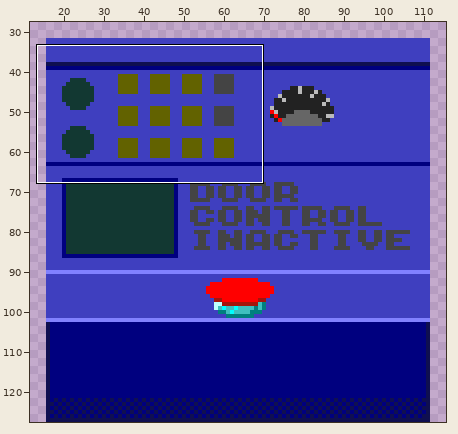
Pixel-art file: Asset Sources/Computer Console.aseprite. The first picture is a wide view before the edit; the outline marks the close-up.
Close-up. Before the commit:
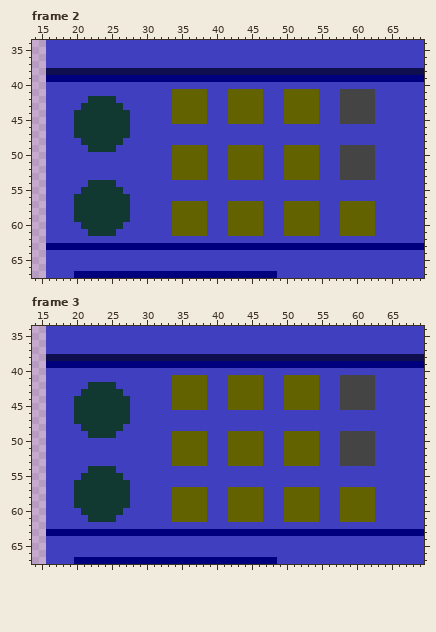
128x128 pixels, 5 frames. Shown: frame 2: x 14..69, y 34..67; frame 3: x 14..69, y 34..67. The wide view leaves out empty margins. The commit also changed other frames or places, which this record leaves out.
After:
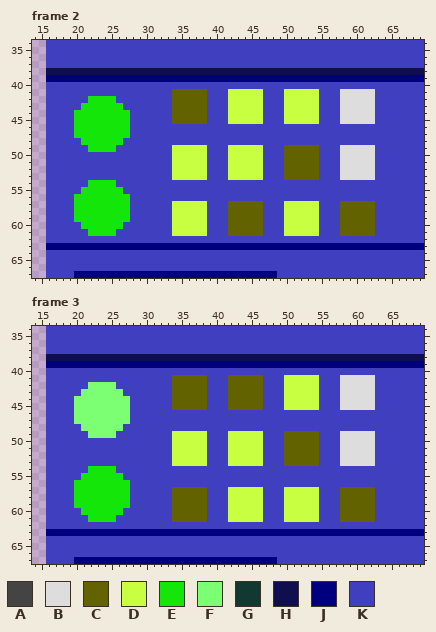
Palette (. is transparent): A #444444  B #dddddd  C #626200  D #c8ff41  E #14e60a  F #7dff73  G #123832  H #0f0f50  J #00007f  K #3f3fbf
Author's note on the commit: Boss shooting projectiles that disable computer consoles
From old to new:
layer "Lights" now shown
Frame 2, layer "Lights":
y 41: x 42..46 CCCCC -> DDDDD; x 50..54 CCCCC -> DDDDD; x 58..62 AAAAA -> BBBBB
y 42: x 22..25 GGGG -> EEEE; x 42..46 CCCCC -> DDDDD; x 50..54 CCCCC -> DDDDD; x 58..62 AAAAA -> BBBBB
y 43: x 21..26 GGGGGG -> EEEEEE; x 42..46 CCCCC -> DDDDD; x 50..54 CCCCC -> DDDDD; x 58..62 AAAAA -> BBBBB
y 44..45: x 20..27 GGGGGGGG -> EEEEEEEE; x 42..46 CCCCC -> DDDDD; x 50..54 CCCCC -> DDDDD; x 58..62 AAAAA -> BBBBB
y 46..47: x 20..27 GGGGGGGG -> EEEEEEEE
y 48: x 21..26 GGGGGG -> EEEEEE
y 49: x 22..25 GGGG -> EEEE; x 34..38 CCCCC -> DDDDD; x 42..46 CCCCC -> DDDDD; x 58..62 AAAAA -> BBBBB
y 50..53: x 34..38 CCCCC -> DDDDD; x 42..46 CCCCC -> DDDDD; x 58..62 AAAAA -> BBBBB
y 54: x 22..25 GGGG -> EEEE
y 55: x 21..26 GGGGGG -> EEEEEE
y 56: x 20..27 GGGGGGGG -> EEEEEEEE
y 57..59: x 20..27 GGGGGGGG -> EEEEEEEE; x 34..38 CCCCC -> DDDDD; x 50..54 CCCCC -> DDDDD
y 60: x 21..26 GGGGGG -> EEEEEE; x 34..38 CCCCC -> DDDDD; x 50..54 CCCCC -> DDDDD
y 61: x 22..25 GGGG -> EEEE; x 34..38 CCCCC -> DDDDD; x 50..54 CCCCC -> DDDDD
Frame 3, layer "Lights":
y 41: x 50..54 CCCCC -> DDDDD; x 58..62 AAAAA -> BBBBB
y 42: x 22..25 GGGG -> FFFF; x 50..54 CCCCC -> DDDDD; x 58..62 AAAAA -> BBBBB
y 43: x 21..26 GGGGGG -> FFFFFF; x 50..54 CCCCC -> DDDDD; x 58..62 AAAAA -> BBBBB
y 44..45: x 20..27 GGGGGGGG -> FFFFFFFF; x 50..54 CCCCC -> DDDDD; x 58..62 AAAAA -> BBBBB
y 46..47: x 20..27 GGGGGGGG -> FFFFFFFF
y 48: x 21..26 GGGGGG -> FFFFFF
y 49: x 22..25 GGGG -> FFFF; x 34..38 CCCCC -> DDDDD; x 42..46 CCCCC -> DDDDD; x 58..62 AAAAA -> BBBBB
y 50..53: x 34..38 CCCCC -> DDDDD; x 42..46 CCCCC -> DDDDD; x 58..62 AAAAA -> BBBBB
y 54: x 22..25 GGGG -> EEEE
y 55: x 21..26 GGGGGG -> EEEEEE
y 56: x 20..27 GGGGGGGG -> EEEEEEEE
y 57..59: x 20..27 GGGGGGGG -> EEEEEEEE; x 42..46 CCCCC -> DDDDD; x 50..54 CCCCC -> DDDDD
y 60: x 21..26 GGGGGG -> EEEEEE; x 42..46 CCCCC -> DDDDD; x 50..54 CCCCC -> DDDDD
y 61: x 22..25 GGGG -> EEEE; x 42..46 CCCCC -> DDDDD; x 50..54 CCCCC -> DDDDD
